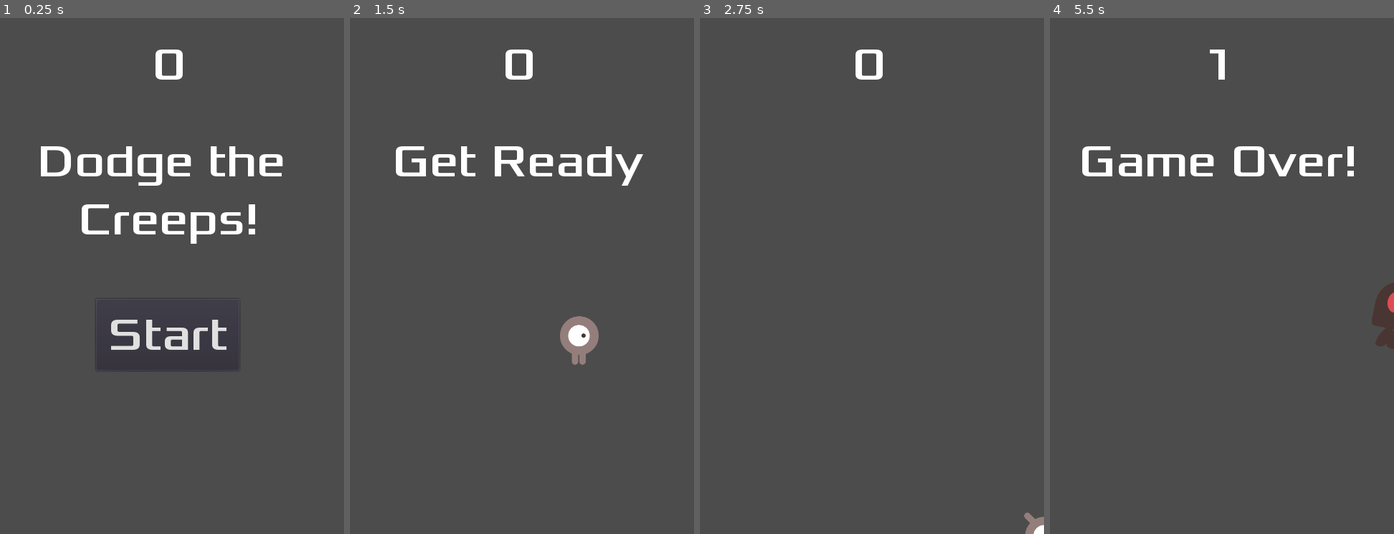
Above: before the commit, frames 1-4 (left to right).
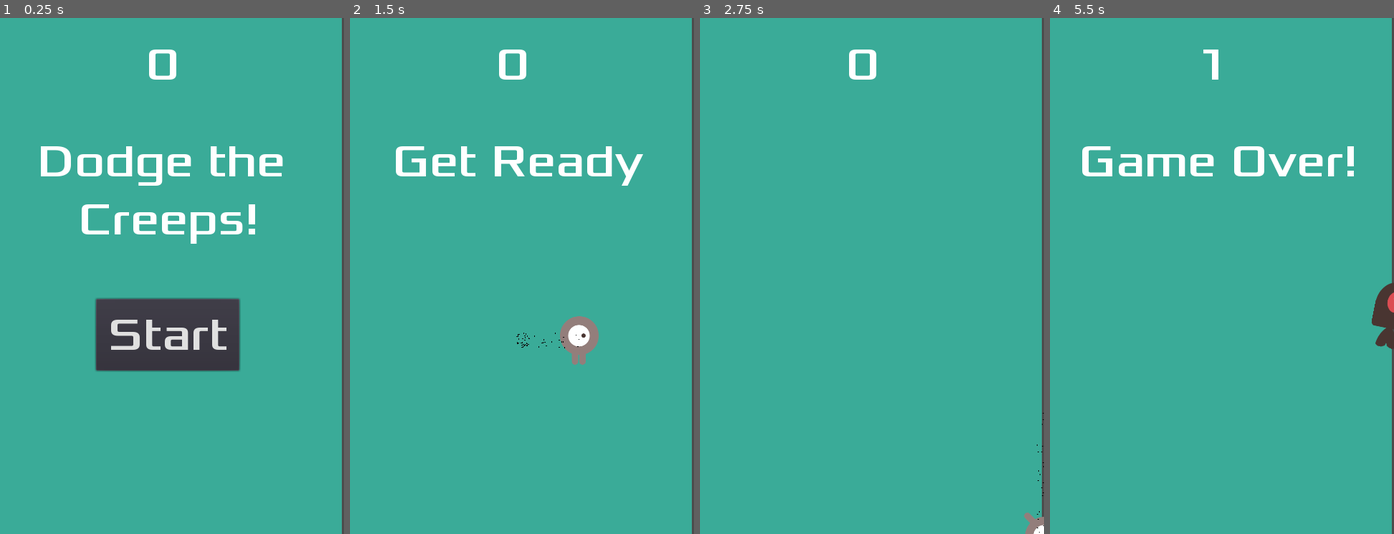
Above: after the commit, the same moments.

Repository: Omegapoint/hackathon-2018.2-godot-Dodge-the-Creeps
Game: Godot game, scene res://Main.tscn
The game is run twice, just before and just after one commit, with the same random seed, the same clock (stepped at 60 frames per second) and the same inputs.
Inputs:
- Up to frame 1 (0.25 s): no input
- Up to frame 2 (1.5 s): click "Start" at 0.5 s; hold Right (ui_right) from 1.28 s (still down)
- Up to frame 3 (2.75 s): release Right (ui_right) at 2.03 s; hold Down (ui_down) from 2.03 s (still down)
- Up to frame 4 (5.5 s): release Down (ui_down) at 2.78 s; hold Right (ui_right) 2.78-3.53 s; hold Up (ui_up) 3.53-4.28 s; hold Left (ui_left) from 4.28 s (still down)

The runs differ from the first frame. In frame 1, 91% of the frame differs, in the area x 0-100%, y 0-100%; in frame 2, 97%; in frame 3, 99%; in frame 4, 97%.

Commit message:
Added sound and particles

Diff:
--- a/HUD.tscn
+++ b/HUD.tscn
@@ -27,7 +27,7 @@
 font_data = ExtResource( 2 )
 _sections_unfolded = [ "Font", "Settings" ]
 
-[node name="HUD" type="CanvasLayer" index="0"]
+[node name="HUD" type="CanvasLayer"]
 
 layer = 1
 offset = Vector2( 0, 0 )
@@ -42,9 +42,9 @@
 anchor_top = 0.0
 anchor_right = 0.0
 anchor_bottom = 0.0
-margin_left = 211.0
+margin_left = 202.0
 margin_top = 26.0
-margin_right = 261.0
+margin_right = 252.0
 margin_bottom = 126.0
 rect_pivot_offset = Vector2( 0, 0 )
 rect_clip_content = false
--- a/Main.gd
+++ b/Main.gd
@@ -21,6 +21,8 @@
 	$ScoreTimer.stop()
 	$MobTimer.stop()
 	$HUD.show_game_over()
+	$Music.stop()
+	$DeathSound.play()
 
 
 
@@ -29,6 +31,8 @@
 
 func new_game():
 	score = 0
+	$DeathSound.stop()
+	$Music.play()
 	$Player.start($StartPosition.position)
 	$StartTimer.start()
 	$HUD.update_score(score)
--- a/Main.tscn
+++ b/Main.tscn
@@ -1,9 +1,11 @@
-[gd_scene load_steps=6 format=2]
+[gd_scene load_steps=8 format=2]
 
 [ext_resource path="res://Main.gd" type="Script" id=1]
 [ext_resource path="res://Mob.tscn" type="PackedScene" id=2]
 [ext_resource path="res://Player.tscn" type="PackedScene" id=3]
 [ext_resource path="res://HUD.tscn" type="PackedScene" id=4]
+[ext_resource path="res://sound/gameover.wav" type="AudioStream" id=5]
+[ext_resource path="res://sound/House In a Forest Loop.ogg" type="AudioStream" id=6]
 
 [sub_resource type="Curve2D" id=1]
 
@@ -18,37 +20,53 @@
 _sections_unfolded = [ "Pause" ]
 Mob = ExtResource( 2 )
 
-[node name="Player" parent="." index="0" instance=ExtResource( 3 )]
+[node name="ColorRect" type="ColorRect" parent="." index="0"]
 
-[node name="MobTimer" type="Timer" parent="." index="1"]
+anchor_left = 0.0
+anchor_top = 0.0
+anchor_right = 0.0
+anchor_bottom = 0.0
+margin_right = 477.0
+margin_bottom = 721.0
+rect_pivot_offset = Vector2( 0, 0 )
+rect_clip_content = false
+mouse_filter = 0
+mouse_default_cursor_shape = 0
+size_flags_horizontal = 1
+size_flags_vertical = 1
+color = Color( 0.229377, 0.671875, 0.599278, 1 )
+
+[node name="Player" parent="." index="1" instance=ExtResource( 3 )]
+
+[node name="MobTimer" type="Timer" parent="." index="2"]
 
 process_mode = 1
 wait_time = 0.5
 one_shot = false
 autostart = false
 
-[node name="ScoreTimer" type="Timer" parent="." index="2"]
+[node name="ScoreTimer" type="Timer" parent="." index="3"]
 
 process_mode = 1
 wait_time = 1.0
 one_shot = false
 autostart = false
 
-[node name="StartTimer" type="Timer" parent="." index="3"]
+[node name="StartTimer" type="Timer" parent="." index="4"]
 
 process_mode = 1
 wait_time = 2.0
 one_shot = true
 autostart = false
 
-[node name="StartPosition" type="Position2D" parent="." index="4"]
+[node name="StartPosition" type="Position2D" parent="." index="5"]
 
 position = Vector2( 240, 450 )
 _sections_unfolded = [ "Transform" ]
 
-[node name="HUD" parent="." index="5" instance=ExtResource( 4 )]
+[node name="HUD" parent="." index="6" instance=ExtResource( 4 )]
 
-[node name="MobPath" type="Path2D" parent="." index="6"]
+[node name="MobPath" type="Path2D" parent="." index="7"]
 
 self_modulate = Color( 0.5, 0.6, 1, 0.7 )
 curve = SubResource( 1 )
@@ -65,6 +83,24 @@
 loop = true
 lookahead = 4.0
 
+[node name="DeathSound" type="AudioStreamPlayer" parent="." index="8"]
+
+stream = ExtResource( 5 )
+volume_db = 0.0
+pitch_scale = 1.0
+autoplay = false
+mix_target = 0
+bus = "Master"
+
+[node name="Music" type="AudioStreamPlayer" parent="." index="9"]
+
+stream = ExtResource( 6 )
+volume_db = 0.0
+pitch_scale = 1.0
+autoplay = false
+mix_target = 0
+bus = "Master"
+
 [connection signal="hit" from="Player" to="." method="game_over"]
 
 [connection signal="timeout" from="MobTimer" to="." method="_on_MobTimer_timeout"]
--- a/Player.tscn
+++ b/Player.tscn
@@ -26,7 +26,73 @@
 radius = 27.65
 height = 12.6
 
-[node name="Player" type="Area2D"]
+[sub_resource type="Gradient" id=3]
+
+offsets = PoolRealArray( 0, 1 )
+colors = PoolColorArray( 0, 0, 0, 1, 0.0976562, 0.0913558, 0.0913558, 1 )
+
+[sub_resource type="GradientTexture" id=4]
+
+flags = 4
+gradient = SubResource( 3 )
+width = 2048
+_sections_unfolded = [ "Resource" ]
+
+[sub_resource type="Curve" id=5]
+
+min_value = 0.0
+max_value = 1.0
+bake_resolution = 100
+_data = [ Vector2( 0, 1 ), 0.0, 0.0, 0, 0, Vector2( 1, 1 ), 0.0, 0.0, 0, 0 ]
+
+[sub_resource type="CurveTexture" id=6]
+
+flags = 4
+width = 2048
+curve = SubResource( 5 )
+
+[sub_resource type="ParticlesMaterial" id=7]
+
+render_priority = 0
+trail_divisor = 1
+emission_shape = 1
+emission_sphere_radius = 10.0
+flag_align_y = false
+flag_rotate_y = false
+flag_disable_z = true
+spread = 45.0
+flatness = 0.0
+gravity = Vector3( 0, 0, 0 )
+initial_velocity = 1.0
+initial_velocity_random = 0.0
+angular_velocity = 7.14781e+22
+angular_velocity_random = 0.0
+orbit_velocity = 0.0
+orbit_velocity_random = 0.0
+linear_accel = 0.0
+linear_accel_random = 0.0
+radial_accel = 0.0
+radial_accel_random = 0.0
+tangential_accel = 0.0
+tangential_accel_random = 0.0
+damping = 0.0
+damping_random = 0.0
+angle = 0.0
+angle_random = 0.0
+scale = 1.0
+scale_random = 0.0
+scale_curve = SubResource( 6 )
+color_ramp = SubResource( 4 )
+hue_variation = 0.0
+hue_variation_random = 0.0
+anim_speed = 0.0
+anim_speed_random = 0.0
+anim_offset = 0.0
+anim_offset_random = 0.0
+anim_loop = false
+_sections_unfolded = [ "Color", "Emission Shape", "Gravity", "Scale", "Trail" ]
+
+[node name="Player" type="Area2D" index="0"]
 
 input_pickable = true
 gravity_vec = Vector2( 0, 1 )
@@ -52,4 +118,26 @@
 
 shape = SubResource( 2 )
 
+[node name="Trail" type="Particles2D" parent="." index="2"]
+
+emitting = true
+amount = 50
+lifetime = 1.0
+one_shot = false
+preprocess = 0.0
+speed_scale = 2.0
+explosiveness = 0.0
+randomness = 0.0
+fixed_fps = 0
+fract_delta = true
+visibility_rect = Rect2( -100, -100, 200, 200 )
+local_coords = false
+draw_order = 0
+process_material = SubResource( 7 )
+texture = null
+normal_map = null
+h_frames = 1
+v_frames = 1
+_sections_unfolded = [ "Drawing", "Material", "Process Material", "Textures", "Time", "Transform", "Visibility" ]
+
 [connection signal="body_entered" from="." to="." method="_on_Player_body_entered"]
Not shown: 1 places in Player.tscn that only renumber resources
Not shown, added: sound/House In a Forest Loop.ogg.import
Not shown, added: sound/gameover.wav.import
Not shown, changed: .DS_Store
Not shown, added: sound/House In a Forest Loop.ogg
Not shown, added: sound/gameover.wav
